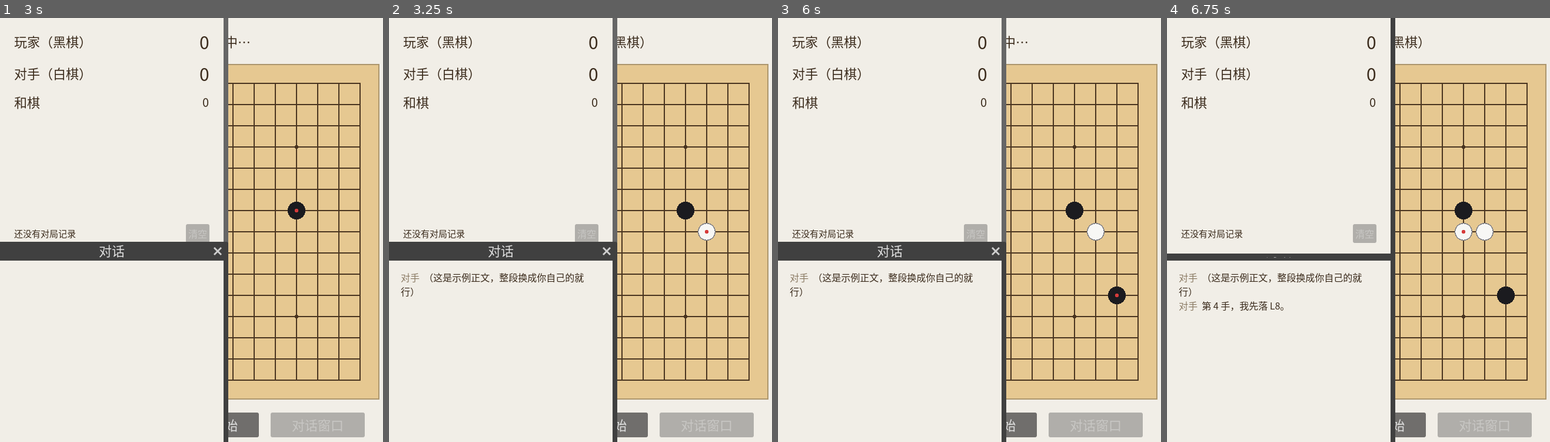
Above: before the commit, frames 1-4 (left to right).
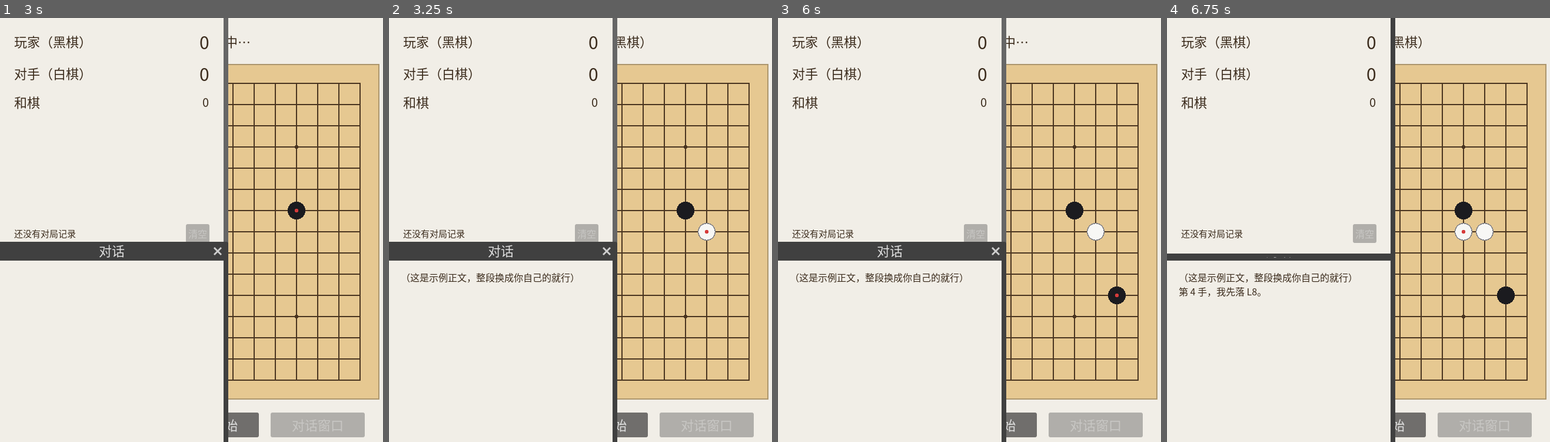
Above: after the commit, the same moments.

Repository: lyl-66/Self-Talk-Five-In-A-Row
Game: Godot game, scene res://main.tscn
The game is run twice, just before and just after one commit, with the same random seed, the same clock (stepped at 60 frames per second) and the same inputs.
Inputs (mouse positions are in pixels of both pictures, inside the frame that each line leads up to):
- Up to frame 1 (3 s): click "重新开始" at 0.5 s; click "重新开始" at 1.25 s; click "重新开始" at 2 s; tap Enter at 2.75 s; move the mouse to (306, 208) at 2.77 s; click (306, 208) at 2.92 s
- Up to frame 2 (3.25 s): no input
- Up to frame 3 (6 s): tap Space at 3.5, 5 s; move the mouse to (904, 251) at 3.52 s; click (904, 251) at 3.67 s; tap Enter at 4.25, 5.75 s; move the mouse to (1030, 136) at 4.27 s; click (1030, 136) at 4.42 s; move the mouse to (969, 314) at 5.02 s; click (969, 314) at 5.17 s; move the mouse to (1115, 293) at 5.77 s; click (1115, 293) at 5.92 s
- Up to frame 4 (6.75 s): tap Space at 6.5 s; move the mouse to (1251, 166) at 6.52 s; click (1251, 166) at 6.67 s

Frame 1 is identical in both runs. In frame 2, 0.6% of the frame differs, in the area x 3-51%, y 60-66%; in frame 3, 0.6%; in frame 4, 1.0%, in the area x 3-51%, y 60-70%.

Commit message:
对话日志去掉说话人前缀；告别语按玩家赢/玩家输分两路
- 日志不再逐行贴「对手」标签，直接显示台词；顺带关掉该框的 BBCode，
  台词里的方括号按字面显示
- === 结束 32 玩家赢 / === 结束 32 玩家输 分别写两种结果；
  不写标记的那一行是两种结果都能用的兜底句（也用在和棋上）
- ending_lines() 先找「这一档 + 这个结果」，再退同档兜底句，最后放宽档位
- topics.txt 的两个示例话题补齐赢/输两份告别语；225 档只写兜底句

Diff:
--- a/main.gd
+++ b/main.gd
@@ -447,12 +447,12 @@
 		_set_status("对手思考中…")
 
 
-## 一局收尾：追加一行明细、写回总分、结束本局话题（按棋子数补一句告别语）。
+## 一局收尾：追加一行明细、写回总分、结束本局话题（按棋子数和胜负补一句告别语）。
 func _record_game(result: String) -> void:
 	store.append_game(result, _stone_count())
 	store.save_totals()
 	_refresh_score()
-	talk_window.end_topic(_stone_count(), _talk_context())
+	talk_window.end_topic(_stone_count(), result, _talk_context())
 
 
 ## 台词里能用的变量。落点统一写成 H8 这种样式，没落子时用破折号。
--- a/talk_window.gd
+++ b/talk_window.gd
@@ -5,7 +5,7 @@
 ## 每局开一个新话题（main.gd 通过 start_topic 传进来）：
 ##   - 正文按顺序一句一句说，对手每落一子取一行；
 ##   - 正文说完了就从「垫场句池」里随机取，不会突然安静；
-##   - 一局结束时清掉没说完的正文，再按本局的棋子数从对应档位随机说一句告别语。
+##   - 一局结束时清掉没说完的正文，再按本局的棋子数和胜负从对应档位随机说一句告别语。
 ## 日志每局清空，窗口底部显示当前话题。
 
 ## 被单独关掉时发出；主窗口据此把「对话窗口」按钮恢复成可点。
@@ -75,14 +75,15 @@
 	_append(_fill_vars(line, context))
 
 
-## 一局结束：丢掉没说完的正文，按本局棋子数挑一档告别语，随机说一句。
+## 一局结束：丢掉没说完的正文，按本局棋子数和胜负挑一档告别语，随机说一句。
+## result 就是记分用的那个结果（"player" / "ai" / "draw"）。
 ## 这一档没写就往更大的档找；一档都没写就不说了（主窗口已经会显示胜负）。
-func end_topic(final_stones: int, context: Dictionary = {}) -> void:
+func end_topic(final_stones: int, result: String, context: Dictionary = {}) -> void:
 	_body.clear()
 	if _ended:
 		return
 	_ended = true
-	var candidates: Array = book.ending_lines(_topic, final_stones) if book != null else []
+	var candidates: Array = book.ending_lines(_topic, final_stones, result) if book != null else []
 	if candidates.is_empty():
 		_refresh_footer()
 		return
@@ -132,10 +133,7 @@
 
 ## 把当前台词整块写进日志，并刷新底部状态。
 func _render() -> void:
-	var parts := PackedStringArray()
-	for line in _lines:
-		parts.append("[color=#8a7a63]对手[/color]  %s" % line)
-	log_label.text = "\n".join(parts)
+	log_label.text = "\n".join(PackedStringArray(_lines))
 	_refresh_footer()
 
 
--- a/talk_window.tscn
+++ b/talk_window.tscn
@@ -28,7 +28,7 @@
 [node name="Log" type="RichTextLabel" parent="Column"]
 layout_mode = 2
 size_flags_vertical = 3
-bbcode_enabled = true
+bbcode_enabled = false
 scroll_following = true
 theme_override_font_sizes/normal_font_size = 16
 
--- a/topic_book.gd
+++ b/topic_book.gd
@@ -5,10 +5,12 @@
 ## 如果 user://topics.txt 存在就用它（方便你自己改台词，不用动工程文件）。
 ##
 ## 文件格式（详见 topics.txt 开头的说明）：
-##   ### 话题：标题      开始一个话题
-##   一行一句台词        这一段是话题正文，对手每落一子说一句
-##   === 垫场            开始「正文说完之后的垫场句池」（全话题共用）
-##   === 结束 32         开始「本局在 32 子以内结束时」的告别语
+##   ### 话题：标题              开始一个话题
+##   一行一句台词                 这一段是话题正文，对手每落一子说一句
+##   === 垫场                     开始「正文说完之后的垫场句池」（全话题共用）
+##   === 结束 32 玩家赢           开始「本局在 32 子以内结束、且玩家赢了」的告别语
+##   === 结束 32 玩家输           同上，但玩家输了
+##   === 结束 32                  不写胜负标记就是两种结果都能用的兜底句
 ##
 ## 解析一律容错：空行和 `//` 注释忽略，缺哪一档结束语就退到写得有的一档，
 ## 整份文件读不出来时 topics 为空，上层会回落到占位台词。
@@ -25,8 +27,15 @@
 const KNOWN_VARS: Array[String] = [
 	"move", "cell", "player_move", "my_score", "player_score", "draws", "topic",
 ]
-
-## 每个话题：{ "title": String, "body": Array, "endings": { 档位: Array } }
+## 结束语行上能写的胜负标记 → 内部分类名。写在前面的优先匹配前缀。
+const ENDING_LABELS: Dictionary = {
+	"玩家赢": "player_win", "玩家胜": "player_win",
+	"玩家输": "player_lose", "玩家败": "player_lose",
+	"和棋": "draw", "平局": "draw", "和局": "draw",
+}
+
+## 每个话题：{ "title": String, "body": Array,
+##             "endings": { 档位: { 胜负分类: Array } } }
 var topics: Array = []
 ## 正文说完之后的垫场句池（全话题共用）。
 var filler: Array = []
@@ -68,16 +77,54 @@
 	return topics[abs(index) % topics.size()]
 
 
-## 按本局结束时的棋子数挑一档结束语；这一档没写就往更大的档找，都没有就返回空。
-func ending_lines(topic: Dictionary, final_stones: int) -> Array:
+## 按本局结束时的棋子数和胜负挑一档结束语：先在这一档里找「这个结果专用的」，
+## 再找不带标记的兜底句；整档都没有就往更大的档找，都没有就返回空。
+## result 取 main.gd 记分用的那几个值："player"（玩家赢）/ "ai"（对手赢）/ "draw"。
+func ending_lines(topic: Dictionary, final_stones: int, result: String = "") -> Array:
 	var endings: Dictionary = topic.get("endings", {})
+	var key := outcome_key(result)
 	for tier: int in ENDING_TIERS:
-		if final_stones <= tier and not (endings.get(tier, []) as Array).is_empty():
-			return endings[tier]
+		if final_stones <= tier:
+			var lines := _bucket(endings, tier, key)
+			if not lines.is_empty():
+				return lines
 	for tier: int in ENDING_TIERS:
-		if not (endings.get(tier, []) as Array).is_empty():
-			return endings[tier]
+		var lines := _bucket(endings, tier, key)
+		if not lines.is_empty():
+			return lines
 	return []
+
+
+## 把记分用的结果名翻成结束语用的分类名。
+static func outcome_key(result: String) -> String:
+	match result:
+		"player":
+			return "player_win"
+		"ai":
+			return "player_lose"
+		"draw":
+			return "draw"
+	return ""
+
+
+## 取某一档里对某个结果该说的话：先找专用句，没有再退回不带标记的兜底句。
+func _bucket(endings: Dictionary, tier: int, key: String) -> Array:
+	var by_key: Dictionary = endings.get(tier, {})
+	if not key.is_empty():
+		var exact: Array = by_key.get(key, [])
+		if not exact.is_empty():
+			return exact
+	return by_key.get("", [])
+
+
+## 把行上写的胜负标记翻成内部分类名；认不出来返回 "?"。
+func _label_key(label: String) -> String:
+	if label.is_empty():
+		return ""
+	for name: String in ENDING_LABELS:
+		if label.begins_with(name):
+			return ENDING_LABELS[name]
+	return "?"
 
 
 ## 把攒下来的毛病拼成一句能显示在界面上的话（最多列三条，避免撑爆状态栏）。
@@ -105,6 +152,7 @@
 	var endings: Dictionary = {}
 	var mode := "filler"
 	var tier := 0
+	var ending_key := ""
 
 	var lines := text.split("\n")
 	for i: int in lines.size():
@@ -123,6 +171,8 @@
 			body = []
 			endings = {}
 			mode = "body"
+			tier = 0
+			ending_key = ""
 			_check_vars(line_number, title)
 			continue
 		if line.begins_with("==="):
@@ -130,13 +180,22 @@
 			if head.begins_with("垫场"):
 				mode = "filler"
 			elif head.begins_with("结束"):
-				tier = int(head.substr(2).strip_edges())
+				var parts := head.substr(2).strip_edges().replace("\t", " ").split(" ", false)
+				tier = int(parts[0]) if not parts.is_empty() else 0
+				var label := " ".join(parts.slice(1))
+				ending_key = _label_key(label)
+				if ending_key == "?":
+					_note_issue(line_number, "认不出的胜负标记「%s」（写 玩家赢 / 玩家输 / 和棋，或者不写）" % label)
+					ending_key = ""
 				if not ENDING_TIERS.has(tier):
 					_note_issue(line_number, "档位 %d 用不到（只能是 4/8/16/32/64/128/225）" % tier)
 				if title.is_empty():
 					_note_issue(line_number, "这段结束语没有话题（前面缺 `### 话题：标题`）")
 				if not endings.has(tier):
-					endings[tier] = []
+					endings[tier] = {}
+				var by_key: Dictionary = endings[tier]
+				if not by_key.has(ending_key):
+					by_key[ending_key] = []
 				mode = "ending"
 			else:
 				_note_issue(line_number, "看不懂的分段标记「%s」" % line)
@@ -146,7 +205,7 @@
 			"body":
 				body.append(line)
 			"ending":
-				endings[tier].append(line)
+				endings[tier][ending_key].append(line)
 			_:
 				filler.append(line)
 	_store(title, body, endings)
Not shown, changed: topics.txt
Not shown, changed: README.md
